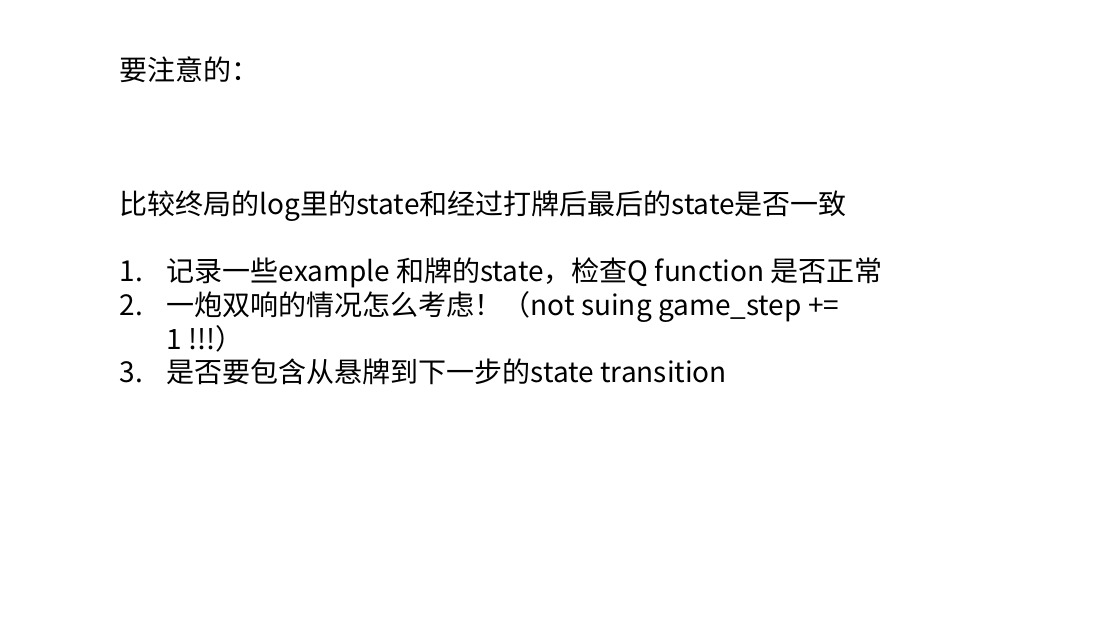
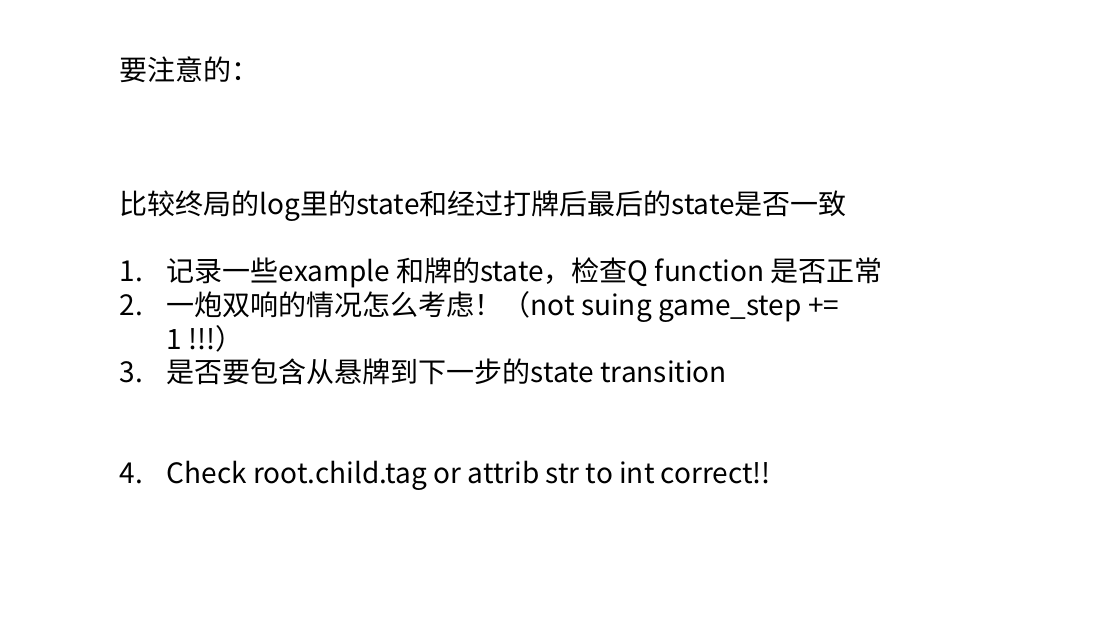
Before and after one commit to zyr17/mahjong, a slide deck: slide 7 of AI/FrostVer3.pptx. Drawn at 1120x630 pixels with LibreOffice and Linux fonts; fonts in the diff are those of the drawing. Boxes give left, top, right and bottom in pixels: in the first picture for what was removed or moved away, otherwise in the second. Text is boxed around its words. In the diff, an @@ line names an element or a change of style, - is before the commit and + after.

Commit message:
side tiles checked!

```diff
--- a/AI/FrostVer3.pptx
+++ b/AI/FrostVer3.pptx
@@ text at (x1=167, y1=460, x2=771, y2=490): paragraph added @@
+4. Check root.child.tag or attrib str to int correct!!
```
Also in this commit, not shown: 2 other files.
